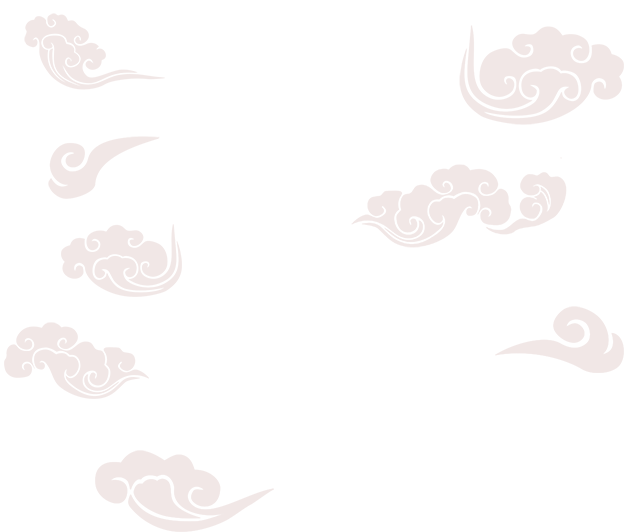
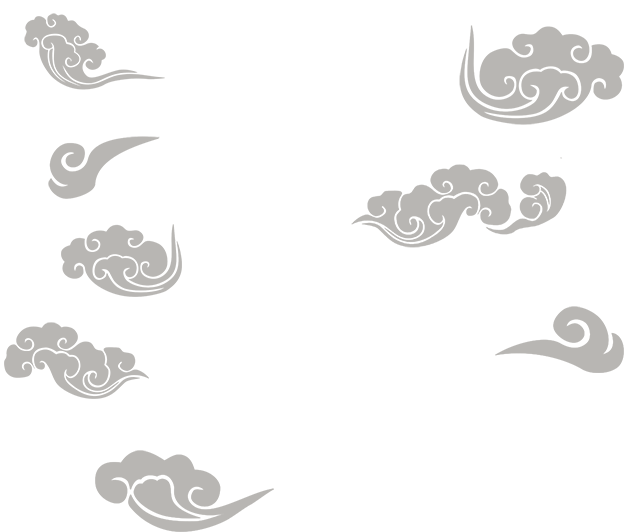
The second 640 x 532 image is a revision of the first. Changes to its layers:
pixels changed over [4, 13, 624, 532] (layer not identified)
